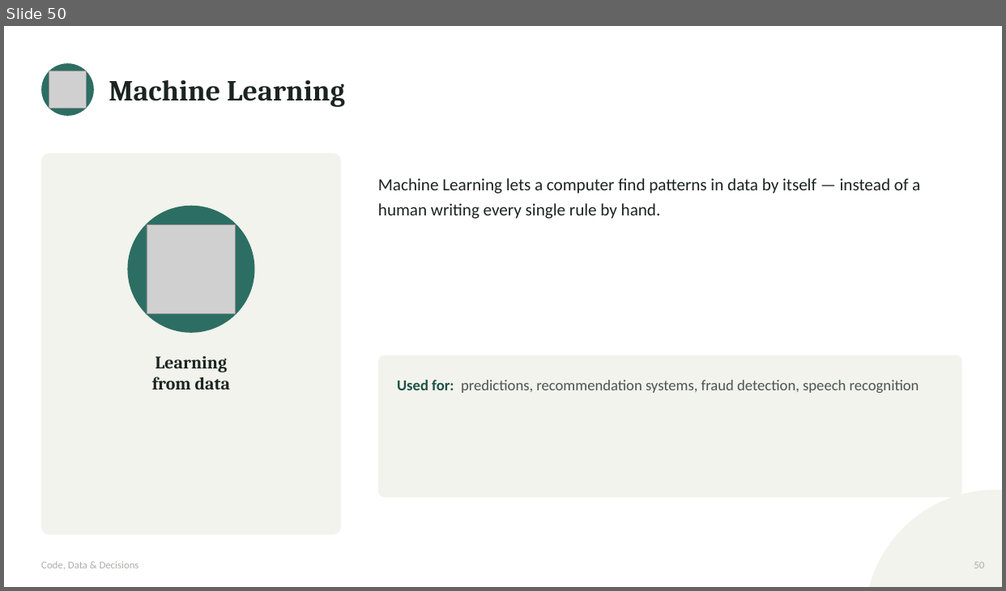
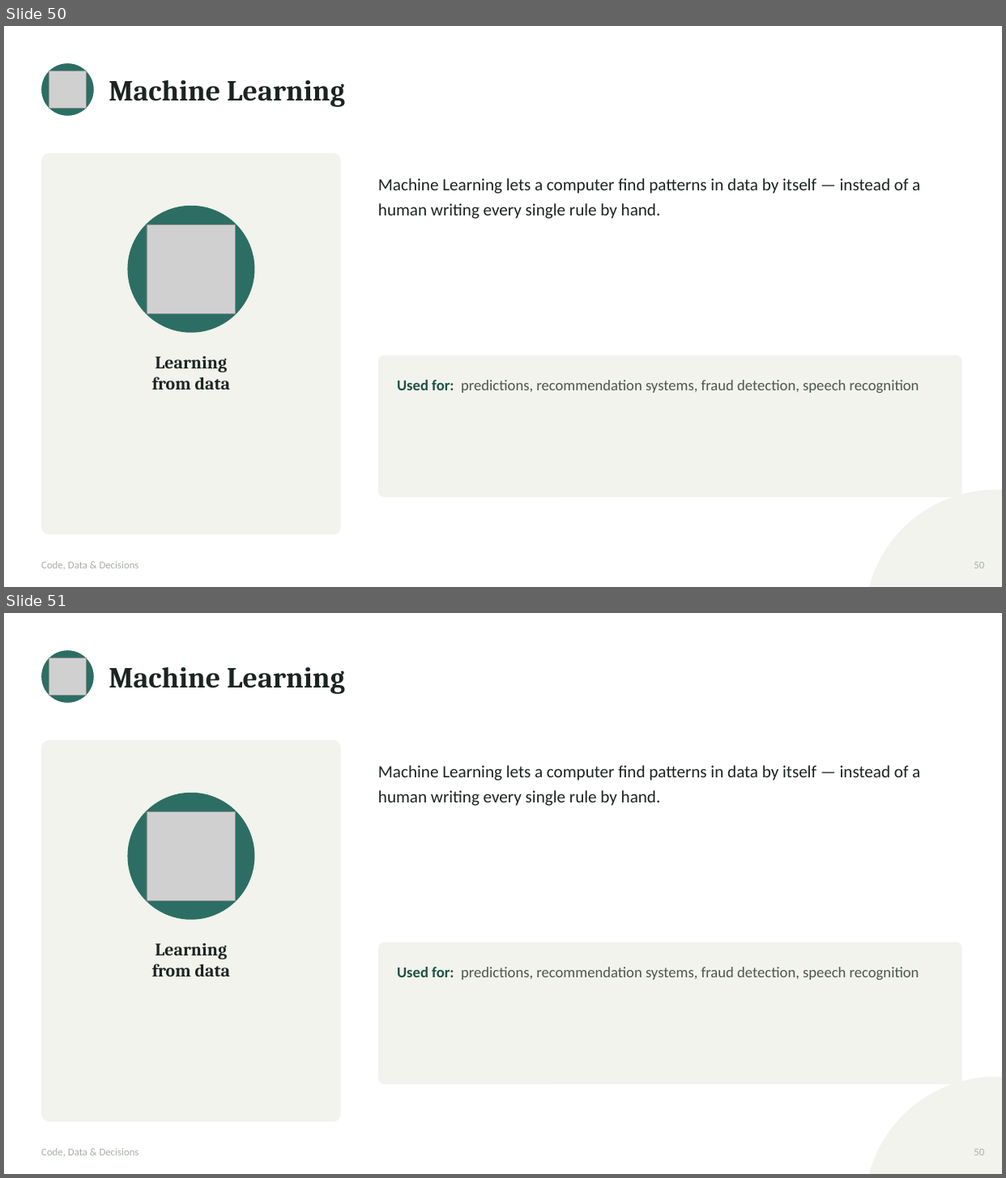
Before and after one commit to waseem-development/ai-ml-course, a slide deck: slides/1_course_day1_day2_v2.pptx. Shown one above the other, each under a label of ours: slide 50 before the commit, slides 50 and 51 after it. The pictures are 1006x591 and 1006x1178 pixels, drawn with LibreOffice and Linux fonts; fonts in the diff are those of the drawing; grey boxes stand for pictures. Boxes give left, top, right and bottom in pixels: in the first picture for what was removed or moved away, otherwise in the second. Text is boxed around its words. In the diff, an @@ line names an element or a change of style, - is before the commit and + after.

```diff
--- a/slides/1_course_day1_day2_v2.pptx
+++ b/slides/1_course_day1_day2_v2.pptx
@@ slide 51 added at [4, 613, 1002, 1174], background #FFFFFF @@
@@ ellipse added at [41, 650, 94, 703], fill #2C6E63 @@
@@ picture added at [49, 658, 87, 696] @@
@@ text added at [108, 667, 345, 694], 28 pt, text #1B2420, bold @@
+Machine Learning
@@ rounded rectangle added at [41, 740, 341, 1122], fill #F1F3EC @@
@@ text added at [378, 765, 920, 806], 16.5 pt, text #1B2420 @@
+Machine Learning lets a computer find patterns in data by itself — instead of a human writing every single rule by hand.
@@ ellipse added at [127, 793, 255, 920], fill #2C6E63 @@
@@ picture added at [147, 812, 236, 901] @@
@@ text added at [152, 943, 230, 977], 17 pt, text #1B2420, bold @@
+Learning
+from data
@@ rounded rectangle added at [378, 943, 962, 1084], fill #F1F3EC @@
@@ text added at [397, 967, 919, 980], 14.5 pt, text #4B564F @@
+Used for: predictions, recommendation systems, fraud detection, speech recognition
@@ ellipse added at [865, 1077, 1002, 1174], fill #F1F3EC @@
@@ text added at [41, 1148, 139, 1157], 10 pt, text #A9B0A7 @@
+Code, Data & Decisions
@@ text added at [974, 1149, 984, 1156], 10 pt, text #A9B0A7 @@
+50
```
Also in this commit, not shown: 11 slides changed, 2 other slides added, 1 other file.
